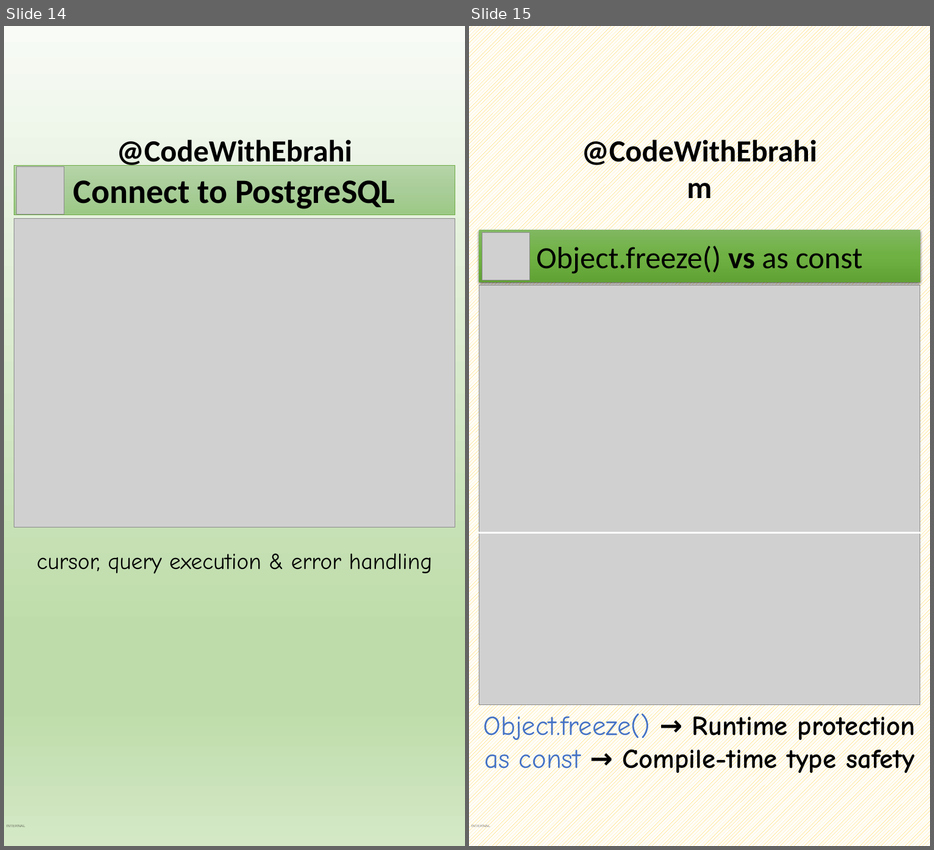
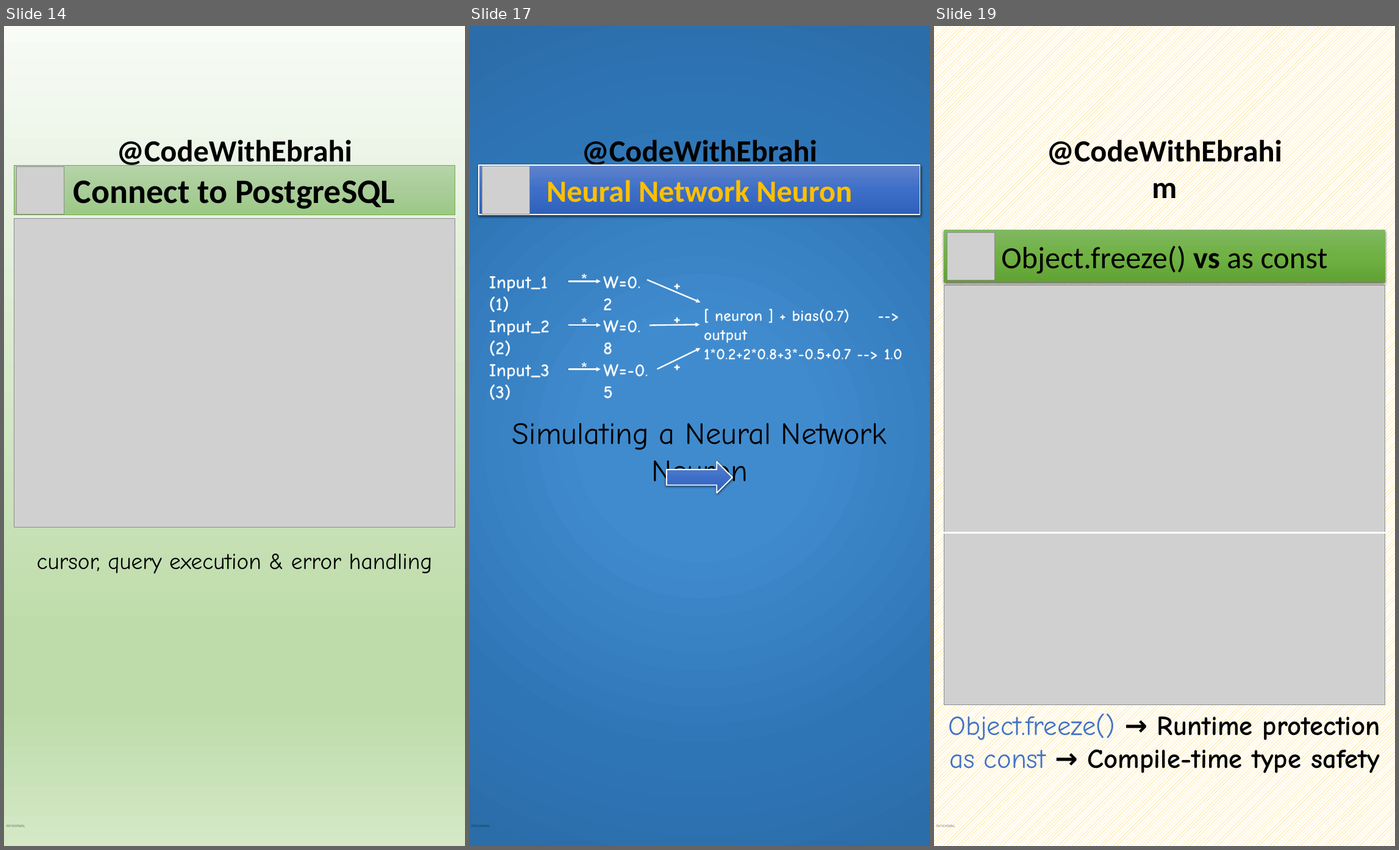
Before and after one commit to ebrahimsalehi1/python_codes, a slide deck: assets/images.pptx. Shown side by side, each under a label of ours: slides 14 and 15 before the commit, slides 14, 17 and 19 after it; the slides between them are not shown. The pictures are 934x850 and 1399x850 pixels, drawn with LibreOffice and Linux fonts; fonts in the diff are those of the drawing; grey boxes stand for pictures; background and template pictures are left out. Boxes give left, top, right and bottom in pixels: in the first picture for what was removed or moved away, otherwise in the second. Text is boxed around its words. In the diff, an @@ line names an element or a change of style, - is before the commit and + after.

```diff
--- a/assets/images.pptx
+++ b/assets/images.pptx
@@ slide 17 added at bbox=[469, 26, 930, 846], background gradient #408BCE to #2E75B6 to #2B6DA9; not listed: 2 template elements that a slide beside it also shows @@
@@ rectangle added at bbox=[479, 165, 920, 214], fill gradient #6183CB to #3E70CA to #3062BB, outline #FFFFFF 2 pt, 54 pt, text #FFC000, bold @@
+Neural Network Neuron
@@ picture added at bbox=[482, 166, 529, 214] @@
@@ text added at bbox=[489, 276, 548, 312], 32 pt, text #FFFFFF, bold @@
+Input_1 (1)
@@ arrow added from (568, 282) to (601, 282), #FFFFFF 2.5 pt @@
@@ text added at bbox=[577, 266, 590, 292], 32 pt, text #FFFFFF, bold @@
+*
@@ text added at bbox=[603, 276, 641, 310], 32 pt, text #FFFFFF, bold @@
+W=0.2
@@ arrow added from (647, 280) to (700, 302), #FFFFFF 2.5 pt @@
@@ text added at bbox=[669, 271, 682, 297], 32 pt, text #FFFFFF, bold @@
++
@@ text added at bbox=[577, 310, 590, 336], 32 pt, text #FFFFFF, bold @@
+*
@@ text added at bbox=[669, 304, 682, 330], 32 pt, text #FFFFFF, bold @@
++
@@ text added at bbox=[704, 309, 903, 360], 28 pt, text #FFFFFF, bold @@
+[ neuron ] + bias(0.7) --> output
+1*0.2+2*0.8+3*-0.5+0.7 --> 1.0
@@ text added at bbox=[489, 320, 550, 356], 32 pt, text #FFFFFF, bold @@
+Input_2 (2)
@@ arrow added from (568, 326) to (601, 326), #FFFFFF 2.5 pt @@
@@ text added at bbox=[603, 320, 641, 354], 32 pt, text #FFFFFF, bold @@
+W=0.8
@@ arrow added from (650, 326) to (700, 324), #FFFFFF 2.5 pt @@
@@ text added at bbox=[577, 354, 590, 380], 32 pt, text #FFFFFF, bold @@
+*
@@ arrow added from (657, 369) to (700, 348), #FFFFFF 2.5 pt @@
@@ text added at bbox=[669, 352, 682, 378], 32 pt, text #FFFFFF, bold @@
++
@@ text added at bbox=[489, 364, 550, 400], 32 pt, text #FFFFFF, bold @@
+Input_3 (3)
@@ arrow added from (568, 369) to (601, 369), #FFFFFF 2.5 pt @@
@@ text added at bbox=[603, 364, 648, 398], 32 pt, text #FFFFFF, bold @@
+W=-0.5
@@ text added at bbox=[512, 422, 887, 491], 54 pt, text #000000 @@
+Simulating a Neural Network Neuron
@@ right arrow added at bbox=[667, 462, 733, 493], fill gradient #6183CB to #3E70CA to #3062BB, outline #FFFFFF 2 pt @@
@@ what was slide 15 is now slide 19 @@
```
Also in this commit, not shown: 4 other slides added, 22 other files.
